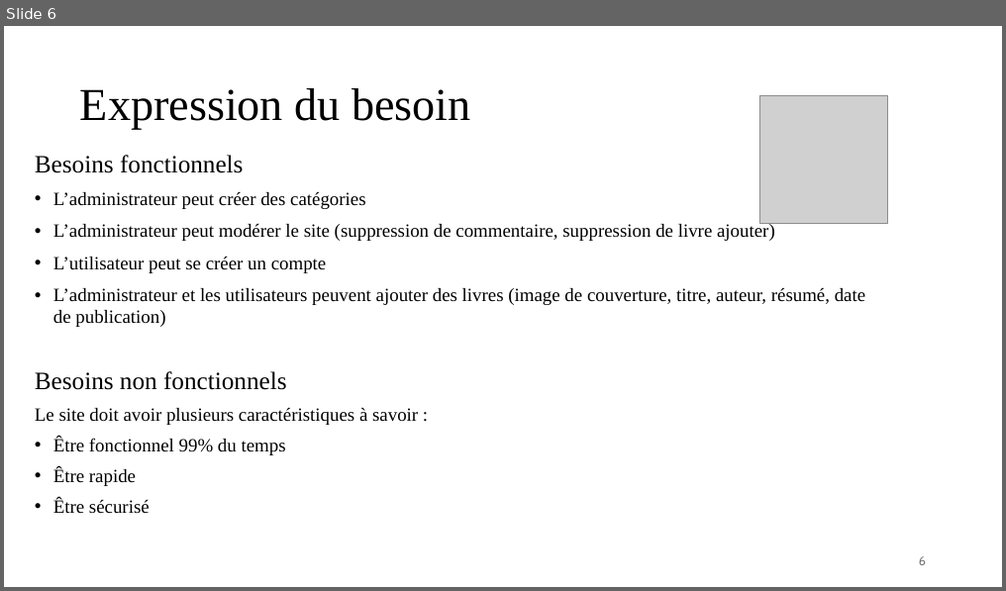
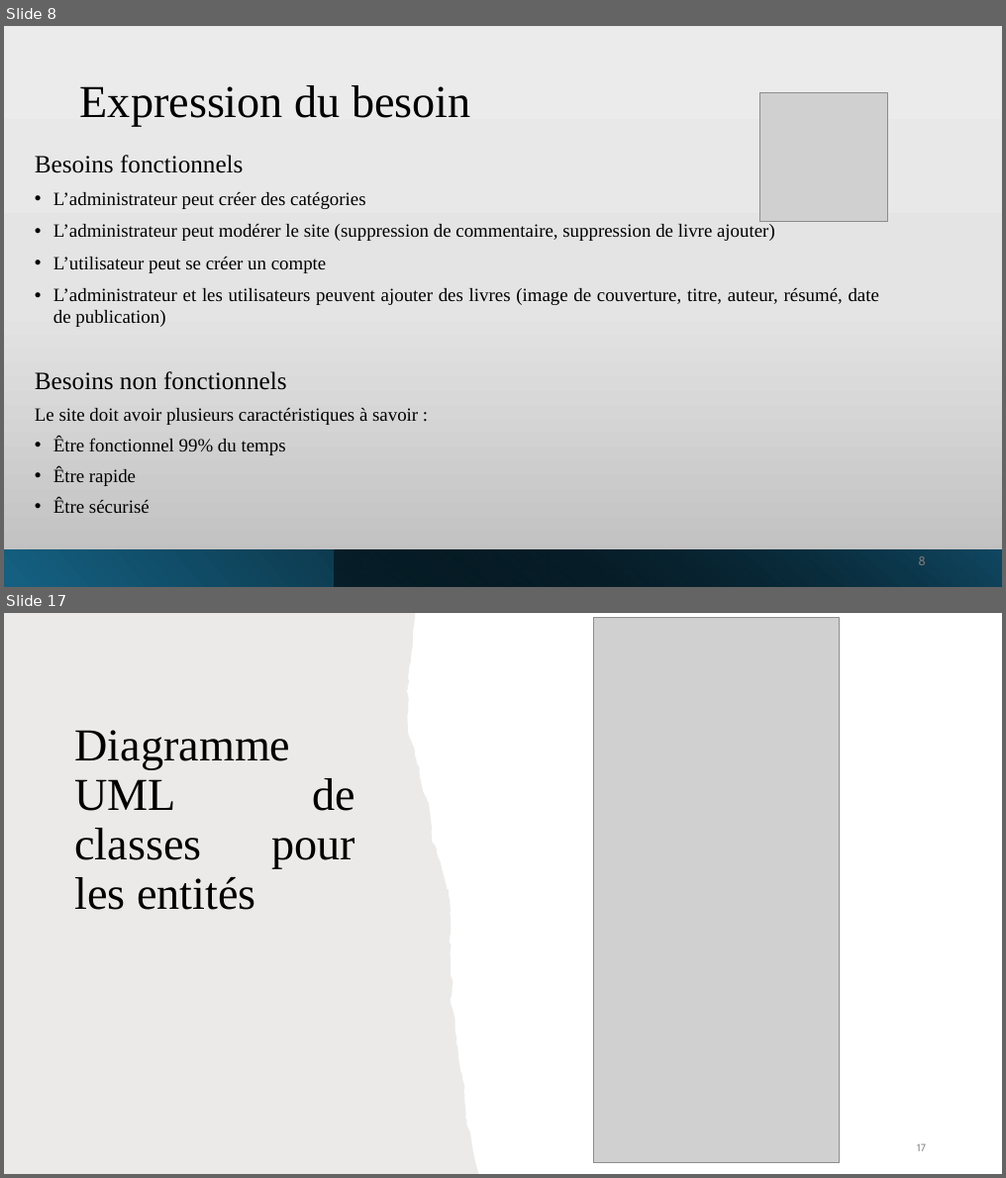
Before and after one commit to manelbenhamouda/projets-CDA, a slide deck: Diaporama_Haldan.pptx. Shown one above the other, each under a label of ours: slide 6 before the commit, slides 8 and 17 after it; the slides between them are not shown. The pictures are 1006x591 and 1006x1178 pixels, drawn with LibreOffice and Linux fonts; fonts in the diff are those of the drawing; grey boxes stand for pictures. Boxes give left, top, right and bottom in pixels: in the first picture for what was removed or moved away, otherwise in the second. Text is boxed around its words. In the diff, an @@ line names an element or a change of style, - is before the commit and + after.

```diff
--- a/Diaporama_Haldan.pptx
+++ b/Diaporama_Haldan.pptx
@@ slide 17 added at bbox=[4, 613, 1002, 1174], background #FFFFFF @@
@@ freeform shape added at bbox=[4, 613, 479, 1174], fill #82766A at 15% opacity @@
@@ picture added at bbox=[593, 618, 839, 1163] @@
@@ title added at bbox=[74, 730, 356, 910], 44 pt, text #000000 @@
+Diagramme UML de classes pour les entités
@@ page number added at bbox=[917, 1144, 926, 1152], 10 pt, text #8C8C8C @@
+17
@@ what was slide 6 is now slide 8 @@
@@ slide 8 changed as well @@
@@ background #FFFFFF to gradient #ECECEC to #E5E5E5 to #BEBEBE @@
@@ text "Besoins fonctionnels" at bbox=[35, 155, 879, 327]: alignment left to justified @@
@@ text "Besoins non fonctionnels" at bbox=[35, 372, 418, 513]: alignment left to justified @@
@@ rectangle added at bbox=[4, 550, 1002, 587], fill gradient #156082 to #000000 @@
@@ rectangle added at bbox=[335, 550, 1002, 587], fill gradient #000000 to #104862 @@
@@ page number at bbox=[918, 557, 926, 566]: text changed @@
-6
+8
```
Also in this commit, not shown: 7 other slides changed, 12 other slides added.
